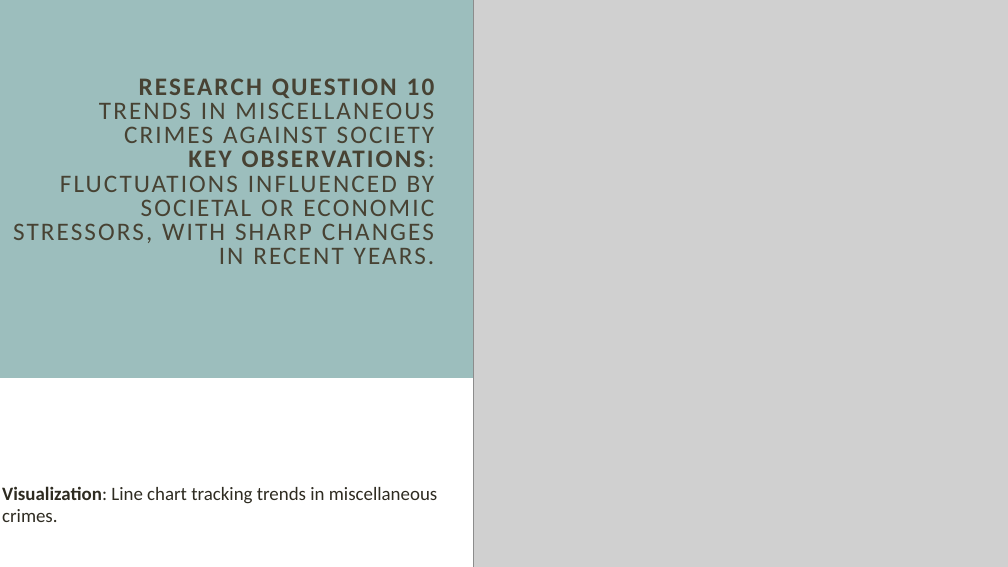
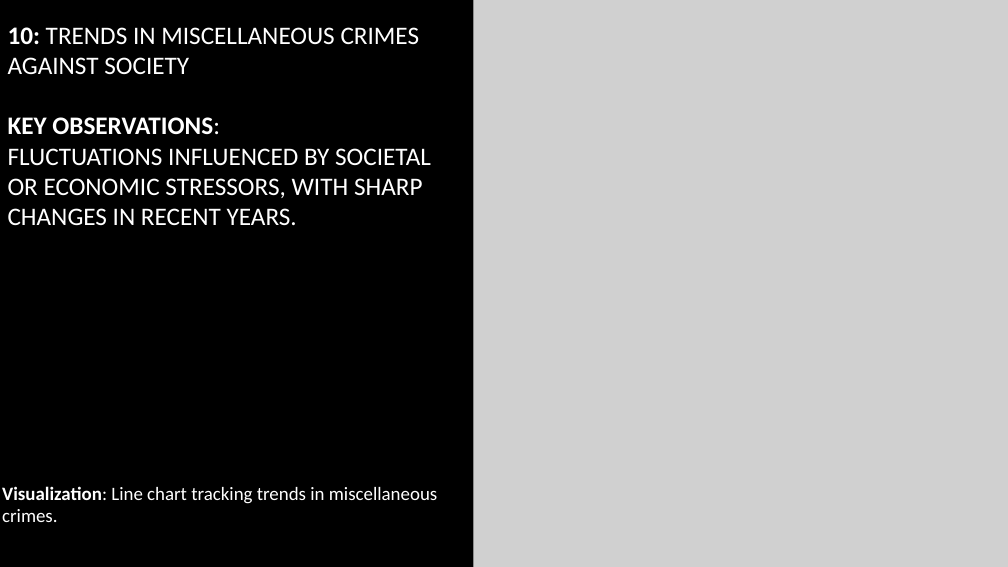
Before and after one commit to EngrIBGIT/Advanced-Data-Analytics---Portfolio-Project-for-DataPulse, a slide deck: slide 22 of presentation/Analysis_of_Police_Recorded_Data_Ibrahim_.pptx (slide 18 before the commit). Drawn at 1008x567 pixels with LibreOffice and Linux fonts; fonts in the diff are those of the drawing; grey boxes stand for pictures; background and template pictures are left out. Boxes give left, top, right and bottom in pixels: in the first picture for what was removed or moved away, otherwise in the second. Text is boxed around its words. In the diff, an @@ line names an element or a change of style, - is before the commit and + after.

```diff
--- a/presentation/Analysis_of_Police_Recorded_Data_Ibrahim_.pptx
+++ b/presentation/Analysis_of_Police_Recorded_Data_Ibrahim_.pptx
@@ background #FFFFFF to picture (left out) @@
@@ title "10: TRENDS IN MISCELLANEOUS CRIMES ..." at [8,27,431,225]: vertical alignment middle to bottom @@
@@ rectangle removed at [0,0,1008,378] @@
@@ title at [8,27,431,225]: text changed; text colour #474233 to #FFFFFF @@
-RESEARCH QUESTION 10
-TRENDS IN MISCELLANEOUS CRIMES AGAINST SOCIETY
-KEY OBSERVATIONS:
-FLUCTUATIONS INFLUENCED BY SOCIETAL OR ECONOMIC STRESSORS, WITH SHARP CHANGES IN RECENT YEARS.
+10: TRENDS IN MISCELLANEOUS CRIMES AGAINST SOCIETY
+KEY OBSERVATIONS:
+FLUCTUATIONS INFLUENCED BY SOCIETAL OR ECONOMIC STRESSORS, WITH SHARP CHANGES IN RECENT YEARS.
@@ text "Visualization: Line chart tracking trends ..." at [2,486,437,522]: text colour #2E2B21 to #FFFFFF @@
```
Also in this commit, not shown: 18 other slides changed, 9 slides added, 4 slides removed.
